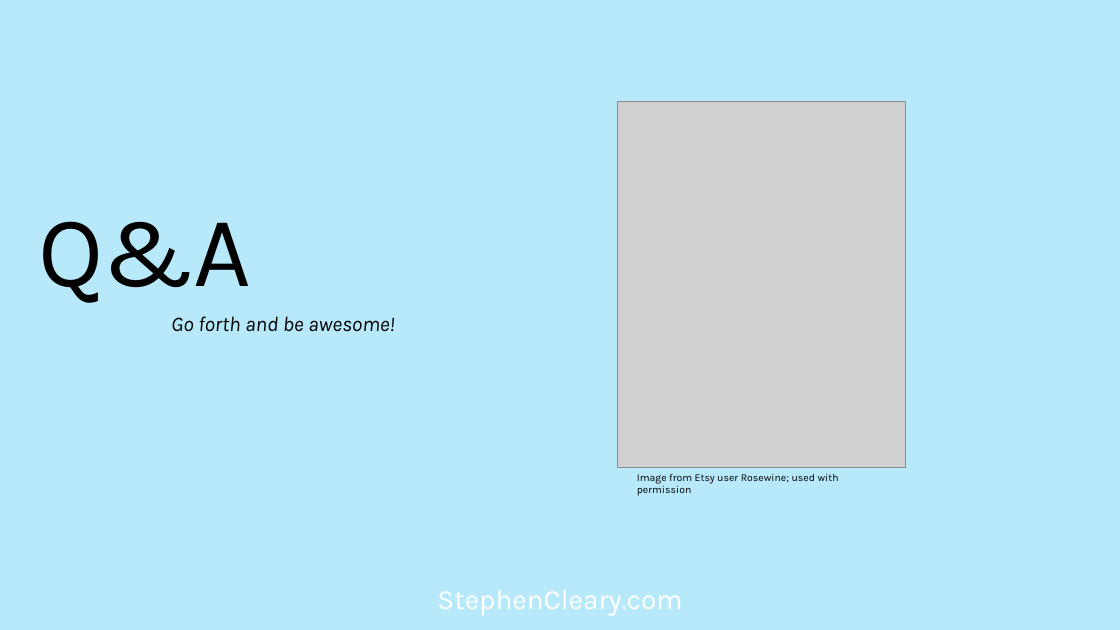
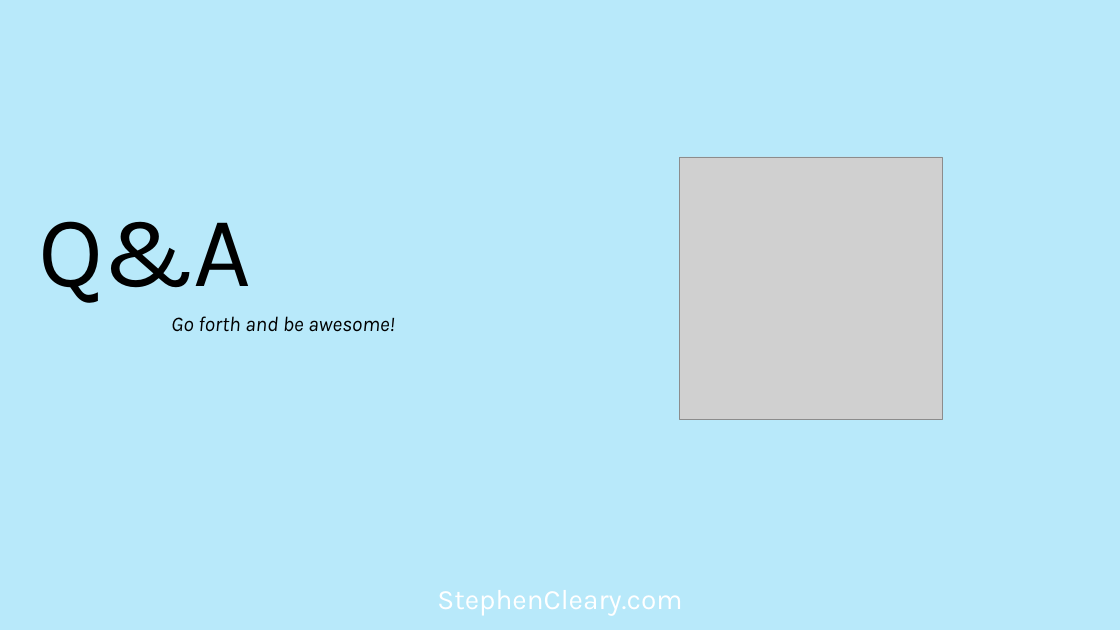
Before and after one commit to StephenCleary/Presentations, a slide deck: slide 36 of Telemetry/Logging Hero.pptx (slide 35 before the commit). Drawn at 1120x630 pixels with LibreOffice and Linux fonts; fonts in the diff are those of the drawing; grey boxes stand for pictures; background and template pictures are left out. Boxes give left, top, right and bottom in pixels: in the first picture for what was removed or moved away, otherwise in the second. Text is boxed around its words. In the diff, an @@ line names an element or a change of style, - is before the commit and + after.

```diff
--- a/Telemetry/Logging Hero.pptx
+++ b/Telemetry/Logging Hero.pptx
@@ picture: place and size @@
-picture at [618,102,905,467]
+picture at [680,157,942,419]
@@ text removed at [637,474,839,496] @@
-Image from Etsy user Rosewine; used with permission
```
Also in this commit, not shown: 4 other slides changed, 1 slide added.
